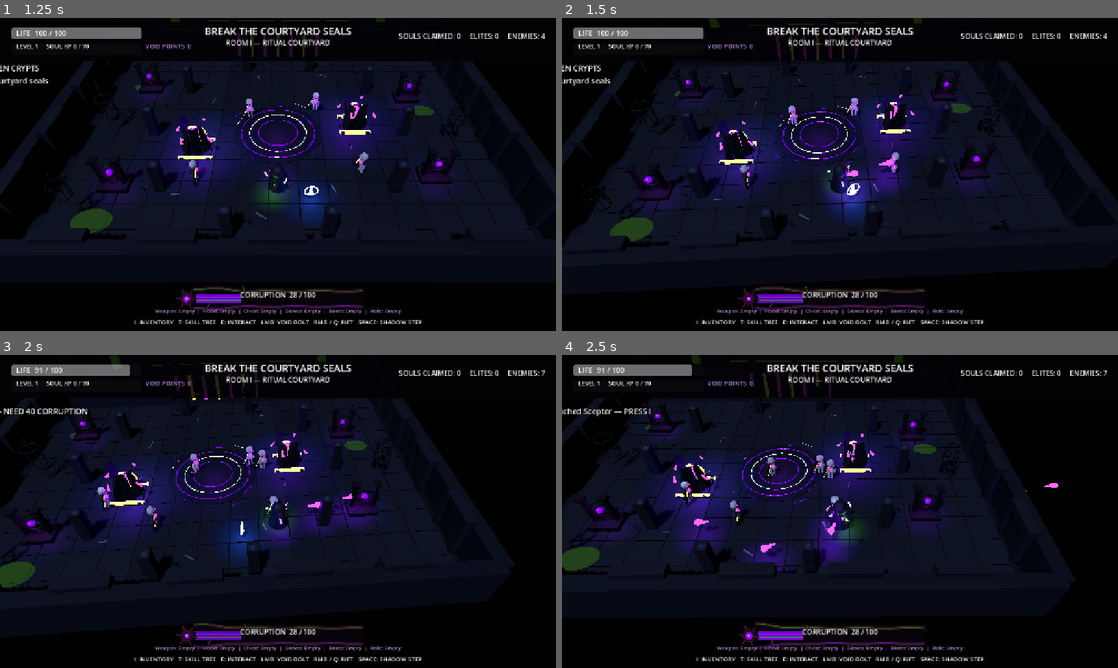
Above: before the commit, frames 1-4 (two rows, left to right).
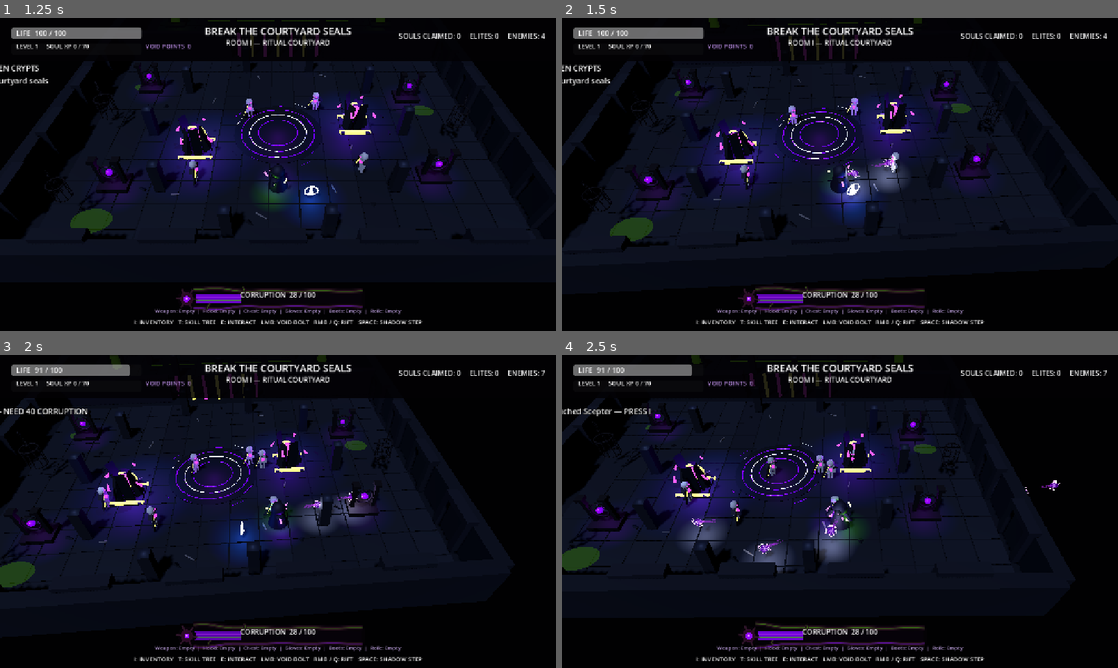
Above: after the commit, the same moments.

Repository: D3MISEarch/ABYSSFALL
Game: Godot game, scene res://main.tscn
Same seed, same stepped clock (60 frames per second), same inputs: the game is played once before the commit and once after it.
Inputs (mouse positions are in pixels of both pictures, inside the frame that each line leads up to):
- Up to frame 1 (1.25 s): click "VOID WARLOCK Master of the Hu…" at 0.5 s
- Up to frame 2 (1.5 s): tap Enter (ui_accept) at 1.25 s; move the mouse to (962, 158) at 1.27 s; press the mouse at (962, 158) at 1.28 s; hold D (move_right) from 1.28 s (still down)
- Up to frame 3 (2 s): keep holding D (move_right); tap Enter (ui_accept) at 1.52 s; tap Q (rift) at 1.55 s
- Up to frame 4 (2.5 s): release D (move_right) at 2 s; release the mouse at (962, 495) at 2 s; drag from (728, 527) to (812, 574) at 2.02 s

Frame 1 is identical in both runs. In frame 2, 0.8% of the frame differs, in the area x 50-62%, y 43-58%; in frame 3, 0.7%; in frame 4, 1.5%, in the area x 21-90%, y 40-70%.

Commit message:
feat: rebuild Void Bolt presentation

Diff:
--- a/scripts/void_bolt.gd
+++ b/scripts/void_bolt.gd
@@ -1,4 +1,6 @@
 extends Area3D
+
+const PALETTE = preload("res://scripts/art/abyssfall_art_palette.gd")
 
 var direction := Vector3.FORWARD
 var move_speed := 22.0
@@ -8,6 +10,15 @@
 var initialized := false
 var splash_radius := 0.0
 var splash_damage := 0
+var impact_started := false
+var visual_elapsed := 0.0
+
+var visual_root: Node3D
+var shell_root: Node3D
+var wake_root: Node3D
+var pale_core: MeshInstance3D
+var splash_shell: MeshInstance3D
+var bolt_light: OmniLight3D
 
 
 func _ready() -> void:
@@ -17,6 +28,7 @@
 	monitorable = true
 	body_entered.connect(_on_body_entered)
 	_build_visual()
+	_apply_variant_visual()
 
 
 func setup(
@@ -35,10 +47,17 @@
 	splash_damage = new_splash_damage
 	initialized = true
 	rotation.y = atan2(-direction.x, -direction.z)
+	_apply_variant_visual()
 
 
 func _physics_process(delta: float) -> void:
-	if not initialized:
+	visual_elapsed += delta
+	if is_instance_valid(shell_root):
+		shell_root.rotation.z += delta * 5.8
+	if is_instance_valid(pale_core):
+		var pulse := 0.92 + sin(visual_elapsed * 18.0) * 0.08
+		pale_core.scale = Vector3.ONE * pulse
+	if not initialized or impact_started:
 		return
 	global_position += direction * move_speed * delta
 	lifetime -= delta
@@ -47,7 +66,7 @@
 
 
 func _on_body_entered(body: Node3D) -> void:
-	if body == source:
+	if impact_started or body == source:
 		return
 	if body.has_method("take_damage"):
 		body.take_damage(damage)
@@ -71,48 +90,142 @@
 
 
 func _impact_burst() -> void:
+	impact_started = true
 	monitoring = false
 	move_speed = 0.0
+	if is_instance_valid(wake_root):
+		wake_root.visible = false
+	if is_instance_valid(bolt_light):
+		bolt_light.light_color = PALETTE.GRAVITATIONAL_WHITE
+		bolt_light.light_energy = 5.2
 	var tween := create_tween()
-	tween.tween_property(self, "scale", Vector3(2.3, 2.3, 2.3), 0.07)
-	tween.tween_callback(queue_free)
+	tween.set_parallel(true)
+	tween.tween_property(self, "scale", Vector3(0.44, 1.55, 0.44), 0.045).set_trans(
+		Tween.TRANS_EXPO
+	)
+	if is_instance_valid(shell_root):
+		tween.tween_property(shell_root, "rotation_degrees:z", 210.0, 0.09)
+	tween.chain().tween_property(self, "scale", Vector3(2.15, 0.22, 2.15), 0.075).set_trans(
+		Tween.TRANS_EXPO
+	)
+	tween.chain().tween_callback(queue_free)
 
 
 func _build_visual() -> void:
-	var void_material := StandardMaterial3D.new()
-	void_material.albedo_color = Color(0.48, 0.04, 1.0)
-	void_material.emission_enabled = true
-	void_material.emission = Color(1.1, 0.10, 2.8)
-	void_material.emission_energy_multiplier = 3.2
-	void_material.roughness = 0.1
-
-	var core := MeshInstance3D.new()
+	visual_root = Node3D.new()
+	visual_root.name = "VoidBoltVisual"
+	add_child(visual_root)
+
+	var white_material := PALETTE.emissive(PALETTE.GRAVITATIONAL_WHITE, 5.2, 0.08)
+	var violet_material := PALETTE.emissive(PALETTE.VOID_FRACTURE, 3.8, 0.12)
+	var dark_violet := PALETTE.translucent(PALETTE.VOID_VIOLET, 0.62, 2.2)
+	var wake_material := PALETTE.translucent(PALETTE.VOID_FRACTURE, 0.46, 2.8)
+
+	pale_core = MeshInstance3D.new()
+	pale_core.name = "PaleGravitationalCore"
 	var core_mesh := SphereMesh.new()
-	core_mesh.radius = 0.24
-	core_mesh.height = 0.48
-	core.mesh = core_mesh
-	core.material_override = void_material
-	add_child(core)
-
-	var tail := MeshInstance3D.new()
-	var tail_mesh := CylinderMesh.new()
-	tail_mesh.top_radius = 0.07
-	tail_mesh.bottom_radius = 0.18
-	tail_mesh.height = 0.75
-	tail.mesh = tail_mesh
-	tail.rotation_degrees.x = 90.0
-	tail.position = Vector3(0.0, 0.0, 0.38)
-	tail.material_override = void_material
-	add_child(tail)
-
-	var light := OmniLight3D.new()
-	light.light_color = Color(0.52, 0.08, 1.0)
-	light.light_energy = 2.4
-	light.omni_range = 2.7
-	add_child(light)
+	core_mesh.radius = 0.135
+	core_mesh.height = 0.27
+	pale_core.mesh = core_mesh
+	pale_core.material_override = white_material
+	visual_root.add_child(pale_core)
+
+	var compressed_shell := MeshInstance3D.new()
+	compressed_shell.name = "CompressedVoidShell"
+	var shell_mesh := SphereMesh.new()
+	shell_mesh.radius = 0.255
+	shell_mesh.height = 0.51
+	compressed_shell.mesh = shell_mesh
+	compressed_shell.scale = Vector3(1.0, 0.82, 1.0)
+	compressed_shell.material_override = dark_violet
+	visual_root.add_child(compressed_shell)
+
+	shell_root = Node3D.new()
+	shell_root.name = "FracturedShell"
+	visual_root.add_child(shell_root)
+	for ring_index in range(3):
+		var ring := _create_ring(
+			0.30 + float(ring_index) * 0.055,
+			0.020 + float(ring_index) * 0.006,
+			white_material if ring_index == 1 else violet_material
+		)
+		ring.name = "FractureRing_%02d" % ring_index
+		ring.rotation_degrees = Vector3(
+			90.0 + float(ring_index) * 27.0,
+			float(ring_index) * 41.0,
+			float(ring_index) * 19.0
+		)
+		shell_root.add_child(ring)
+
+	for shard_index in range(8):
+		var shard := MeshInstance3D.new()
+		shard.name = "ShellShard_%02d" % shard_index
+		var shard_mesh := PrismMesh.new()
+		shard_mesh.size = Vector3(0.045, 0.18 + float(shard_index % 3) * 0.035, 0.035)
+		shard.mesh = shard_mesh
+		var angle := TAU * float(shard_index) / 8.0
+		shard.position = Vector3(cos(angle) * 0.33, sin(angle * 2.0) * 0.09, sin(angle) * 0.33)
+		shard.rotation_degrees = Vector3(35.0, -rad_to_deg(angle), 22.0 + float(shard_index) * 9.0)
+		shard.material_override = white_material if shard_index % 4 == 0 else violet_material
+		shell_root.add_child(shard)
+
+	wake_root = Node3D.new()
+	wake_root.name = "WarpedWake"
+	visual_root.add_child(wake_root)
+	for wake_index in range(7):
+		var wake_piece := MeshInstance3D.new()
+		wake_piece.name = "WakeSegment_%02d" % wake_index
+		var wake_mesh := SphereMesh.new()
+		wake_mesh.radius = maxf(0.028, 0.105 - float(wake_index) * 0.011)
+		wake_mesh.height = wake_mesh.radius * 2.0
+		wake_piece.mesh = wake_mesh
+		var side := -1.0 if wake_index % 2 == 0 else 1.0
+		wake_piece.position = Vector3(
+			side * (0.025 + float(wake_index) * 0.012),
+			sin(float(wake_index) * 1.4) * 0.035,
+			0.24 + float(wake_index) * 0.16
+		)
+		wake_piece.scale = Vector3(0.72, 0.72, 1.7 + float(wake_index) * 0.18)
+		wake_piece.material_override = wake_material
+		wake_root.add_child(wake_piece)
+
+	splash_shell = _create_ring(0.47, 0.028, violet_material)
+	splash_shell.name = "ExplosiveBoltTell"
+	splash_shell.rotation_degrees.x = 90.0
+	splash_shell.visible = false
+	visual_root.add_child(splash_shell)
+
+	bolt_light = OmniLight3D.new()
+	bolt_light.name = "VoidBoltLight"
+	bolt_light.light_color = PALETTE.GRAVITATIONAL_WHITE
+	bolt_light.light_energy = 2.7
+	bolt_light.omni_range = 2.4
+	visual_root.add_child(bolt_light)
 
 	var collision := CollisionShape3D.new()
+	collision.name = "VoidBoltCollision"
 	var sphere := SphereShape3D.new()
 	sphere.radius = 0.28
 	collision.shape = sphere
 	add_child(collision)
+
+
+func _apply_variant_visual() -> void:
+	if not is_instance_valid(splash_shell):
+		return
+	var explosive := splash_radius > 0.0 and splash_damage > 0
+	splash_shell.visible = explosive
+	if explosive:
+		splash_shell.scale = Vector3.ONE * clampf(splash_radius / 2.1, 0.82, 1.35)
+
+
+func _create_ring(radius: float, thickness: float, material: Material) -> MeshInstance3D:
+	var ring := MeshInstance3D.new()
+	var torus := TorusMesh.new()
+	torus.inner_radius = maxf(radius - thickness, 0.01)
+	torus.outer_radius = radius
+	torus.rings = 24
+	torus.ring_segments = 7
+	ring.mesh = torus
+	ring.material_override = material
+	return ring
